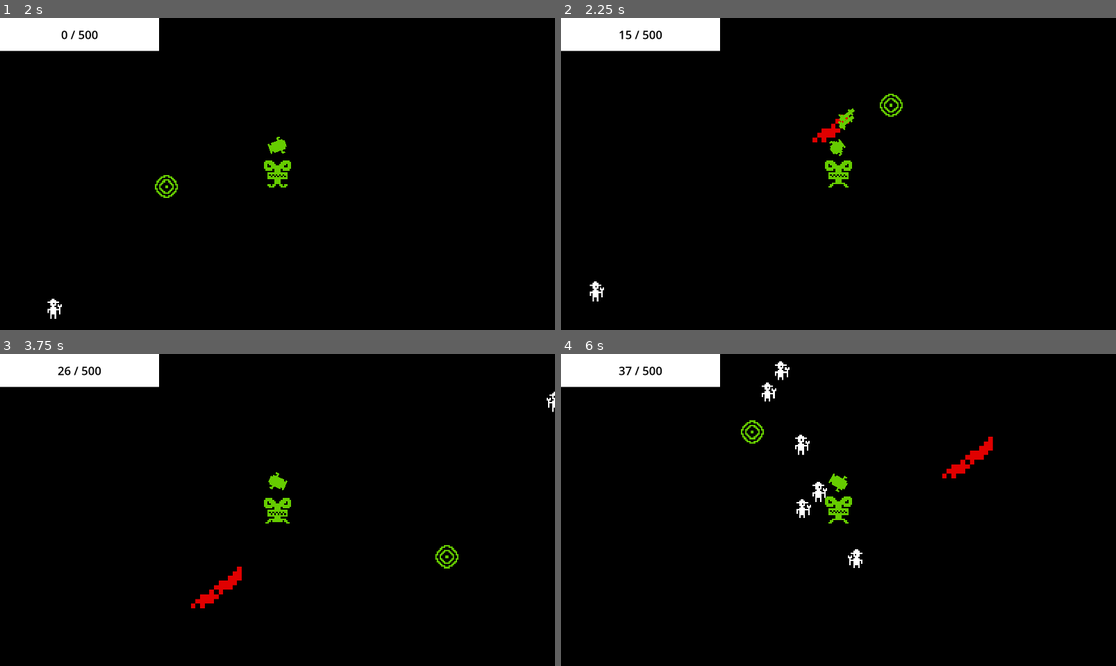
Above: before the commit, frames 1-4 (two rows, left to right).
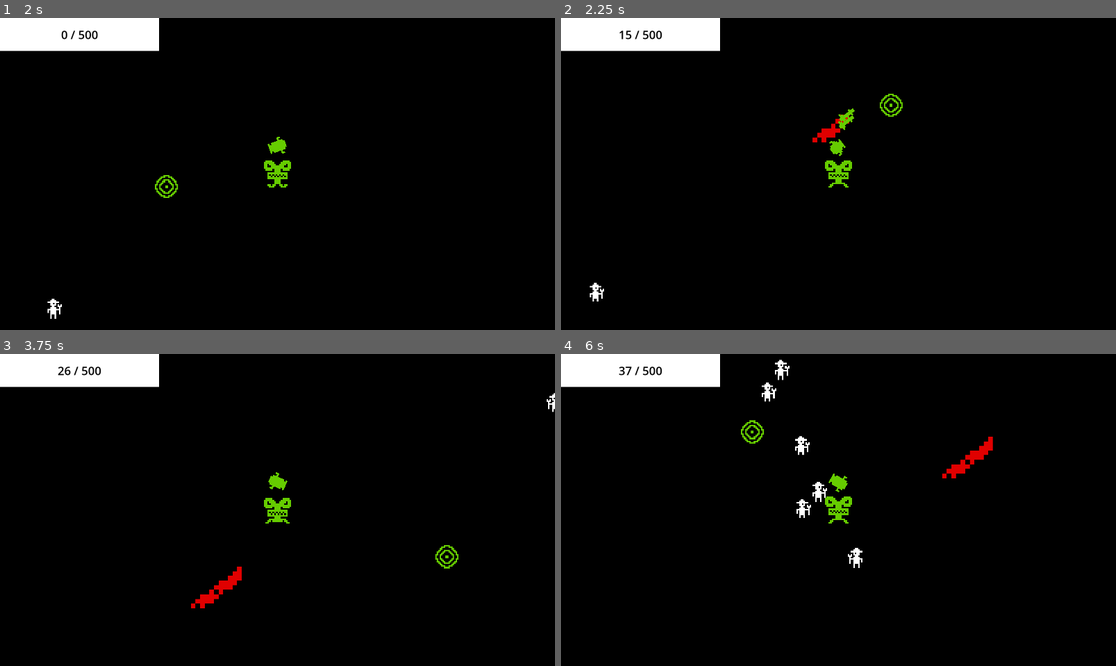
Above: after the commit, the same moments.

Repository: martindieck/color-contagion
Game: Godot game, scene res://Scenes/game.tscn
Two runs of this game, one before a commit and one after it. Both use one fixed random seed, a clock stepped at 60 frames per second and the inputs below.
Inputs (mouse positions are in pixels of both pictures, inside the frame that each line leads up to):
- Up to frame 1 (2 s): tap Enter at 0.5 s; move the mouse to (399, 158) at 0.52 s; hold D (move_right) 0.53-1.28 s; tap E (change) at 0.6, 1.35 s; tap Space at 1.25 s; move the mouse to (166, 189) at 1.27 s; hold Down (move_down) from 1.28 s (still down)
- Up to frame 2 (2.25 s): move the mouse to (894, 105) at 2.02 s; release Down (move_down) at 2.03 s; press the mouse at (894, 105) at 2.03 s; hold D (move_right) from 2.03 s (still down)
- Up to frame 3 (3.75 s): tap E (change) at 2.3, 2.85, 3.6 s; move the mouse to (249, 572) at 2.77 s; release D (move_right) at 2.78 s; release the mouse at (249, 572) at 2.78 s; hold W (move_up) 2.78-3.53 s; move the mouse to (444, 556) at 3.52 s; hold A (move_left) from 3.53 s (still down)
- Up to frame 4 (6 s): move the mouse to (672, 463) at 4.27 s; click (672, 463) at 4.35 s; tap E (change) at 4.55, 5.1, 5.85 s; move the mouse to (866, 510) at 5.02 s; release A (move_left) at 5.03 s; hold Down (move_down) 5.03-5.78 s; move the mouse to (755, 432) at 5.77 s; hold D (move_right) from 5.78 s (still down)

Frame 1 is identical in both runs. In frame 2, less than 0.1% of the frame differs, in the area x 5-8%, y 84-90%; in frame 3, less than 0.1%; in frame 4, 0.2%, in the area x 38-55%, y 1-68%.

Commit message:
Added Mob Damage and Animations

Diff:
--- a/Godot Project/Scenes/bullet.gd
+++ b/Godot Project/Scenes/bullet.gd
@@ -15,3 +15,7 @@
 		queue_free()
 
 	tilemap.change_tileset(position, true)
+
+func _on_body_entered(body):
+	if body.has_method("take_damage"):
+		body.take_damage()
--- a/Godot Project/Scenes/farmer.gd
+++ b/Godot Project/Scenes/farmer.gd
@@ -2,18 +2,31 @@
 
 @onready var player = get_node("/root/Game/Player")
 @onready var tilemap = get_node("/root/Game/Terrain")
+@onready var sprite = $AnimatedSprite2D
+@onready var collision = $CollisionShape2D
 
 const SPEED = 250
+var alive = true
 
 func _ready():
-	$AnimatedSprite2D.play("moving")
+	sprite.play("moving")
 
 func _physics_process(delta):
-	var direction = global_position.direction_to(player.global_position)
-	velocity = direction * SPEED
-	if sign(direction.x) == -1:
-		$AnimatedSprite2D.flip_h = true
-	if sign(direction.x) == 1:
-		$AnimatedSprite2D.flip_h = false
-	move_and_slide()
-	tilemap.change_tileset(position, false)
+	if alive:
+		var direction = global_position.direction_to(player.global_position)
+		velocity = direction * SPEED
+		if sign(direction.x) == -1:
+			sprite.flip_h = true
+		if sign(direction.x) == 1:
+			sprite.flip_h = false
+		move_and_slide()
+		tilemap.change_tileset(position, false)
+
+func take_damage():
+	alive = false
+	sprite.play("death")
+	collision.set_deferred("disabled", true)
+
+func _on_animated_sprite_2d_animation_finished():
+	if sprite.animation == "death":
+		queue_free()
--- a/Godot Project/Scenes/farmer.tscn
+++ b/Godot Project/Scenes/farmer.tscn
@@ -1,11 +1,68 @@
-[gd_scene load_steps=7 format=3 uid="uid://b8pwuug5bvw4u"]
+[gd_scene load_steps=22 format=3 uid="uid://b8pwuug5bvw4u"]
 
 [ext_resource type="Script" path="res://Scenes/farmer.gd" id="1_11qye"]
 [ext_resource type="Texture2D" uid="uid://e14ladb2ytc4" path="res://Sprites/Farmer-Sheet.png" id="1_fc0xk"]
+[ext_resource type="Texture2D" uid="uid://bef65pvq7aplo" path="res://Sprites/Farmer-Death-Sheet.png" id="2_13ecn"]
 
 [sub_resource type="CapsuleShape2D" id="CapsuleShape2D_vt2dl"]
 radius = 3.0
 height = 12.0
+
+[sub_resource type="AtlasTexture" id="AtlasTexture_gngsj"]
+atlas = ExtResource("2_13ecn")
+region = Rect2(0, 0, 16, 16)
+
+[sub_resource type="AtlasTexture" id="AtlasTexture_qrs3j"]
+atlas = ExtResource("2_13ecn")
+region = Rect2(16, 0, 16, 16)
+
+[sub_resource type="AtlasTexture" id="AtlasTexture_qfy02"]
+atlas = ExtResource("2_13ecn")
+region = Rect2(32, 0, 16, 16)
+
+[sub_resource type="AtlasTexture" id="AtlasTexture_2r8b5"]
+atlas = ExtResource("2_13ecn")
+region = Rect2(48, 0, 16, 16)
+
+[sub_resource type="AtlasTexture" id="AtlasTexture_11s3s"]
+atlas = ExtResource("2_13ecn")
+region = Rect2(64, 0, 16, 16)
+
+[sub_resource type="AtlasTexture" id="AtlasTexture_pp11b"]
+atlas = ExtResource("2_13ecn")
+region = Rect2(80, 0, 16, 16)
+
+[sub_resource type="AtlasTexture" id="AtlasTexture_vltja"]
+atlas = ExtResource("2_13ecn")
+region = Rect2(96, 0, 16, 16)
+
+[sub_resource type="AtlasTexture" id="AtlasTexture_q3u4t"]
+atlas = ExtResource("2_13ecn")
+region = Rect2(112, 0, 16, 16)
+
+[sub_resource type="AtlasTexture" id="AtlasTexture_5e4io"]
+atlas = ExtResource("2_13ecn")
+region = Rect2(128, 0, 16, 16)
+
+[sub_resource type="AtlasTexture" id="AtlasTexture_sv4e2"]
+atlas = ExtResource("2_13ecn")
+region = Rect2(144, 0, 16, 16)
+
+[sub_resource type="AtlasTexture" id="AtlasTexture_k2rj3"]
+atlas = ExtResource("2_13ecn")
+region = Rect2(160, 0, 16, 16)
+
+[sub_resource type="AtlasTexture" id="AtlasTexture_3bsdw"]
+atlas = ExtResource("2_13ecn")
+region = Rect2(176, 0, 16, 16)
+
+[sub_resource type="AtlasTexture" id="AtlasTexture_f3mru"]
+atlas = ExtResource("2_13ecn")
+region = Rect2(192, 0, 16, 16)
+
+[sub_resource type="AtlasTexture" id="AtlasTexture_ognnr"]
+atlas = ExtResource("2_13ecn")
+region = Rect2(208, 0, 16, 16)
 
 [sub_resource type="AtlasTexture" id="AtlasTexture_k1l6c"]
 atlas = ExtResource("1_fc0xk")
@@ -17,6 +74,53 @@
 
 [sub_resource type="SpriteFrames" id="SpriteFrames_mhckb"]
 animations = [{
+"frames": [{
+"duration": 1.0,
+"texture": SubResource("AtlasTexture_gngsj")
+}, {
+"duration": 1.0,
+"texture": SubResource("AtlasTexture_qrs3j")
+}, {
+"duration": 1.0,
+"texture": SubResource("AtlasTexture_qfy02")
+}, {
+"duration": 1.0,
+"texture": SubResource("AtlasTexture_2r8b5")
+}, {
+"duration": 1.0,
+"texture": SubResource("AtlasTexture_11s3s")
+}, {
+"duration": 1.0,
+"texture": SubResource("AtlasTexture_pp11b")
+}, {
+"duration": 1.0,
+"texture": SubResource("AtlasTexture_vltja")
+}, {
+"duration": 1.0,
+"texture": SubResource("AtlasTexture_q3u4t")
+}, {
+"duration": 1.0,
+"texture": SubResource("AtlasTexture_5e4io")
+}, {
+"duration": 1.0,
+"texture": SubResource("AtlasTexture_sv4e2")
+}, {
+"duration": 1.0,
+"texture": SubResource("AtlasTexture_k2rj3")
+}, {
+"duration": 1.0,
+"texture": SubResource("AtlasTexture_3bsdw")
+}, {
+"duration": 1.0,
+"texture": SubResource("AtlasTexture_f3mru")
+}, {
+"duration": 1.0,
+"texture": SubResource("AtlasTexture_ognnr")
+}],
+"loop": false,
+"name": &"death",
+"speed": 15.0
+}, {
 "frames": [{
 "duration": 1.0,
 "texture": SubResource("AtlasTexture_k1l6c")
@@ -43,5 +147,9 @@
 texture_filter = 1
 position = Vector2(1, 0)
 sprite_frames = SubResource("SpriteFrames_mhckb")
-animation = &"moving"
-frame_progress = 0.522423
+animation = &"death"
+autoplay = "moving"
+frame = 13
+frame_progress = 1.0
+
+[connection signal="animation_finished" from="AnimatedSprite2D" to="." method="_on_animated_sprite_2d_animation_finished"]
Binary file added: Godot Project/Sprites/Farmer-Death-Sheet.png
Not shown, added: Godot Project/Sprites/Farmer-Death-Sheet.png.import
